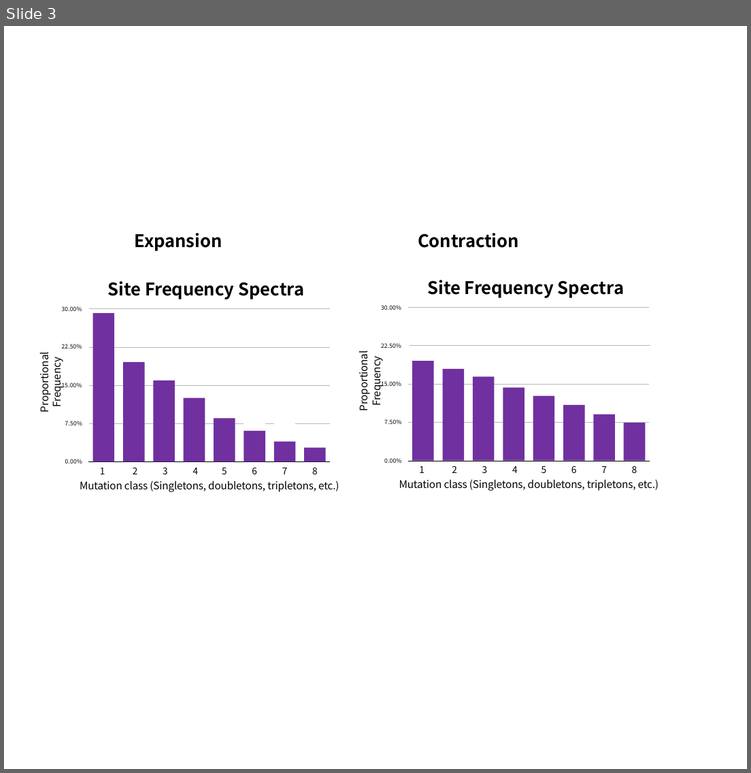
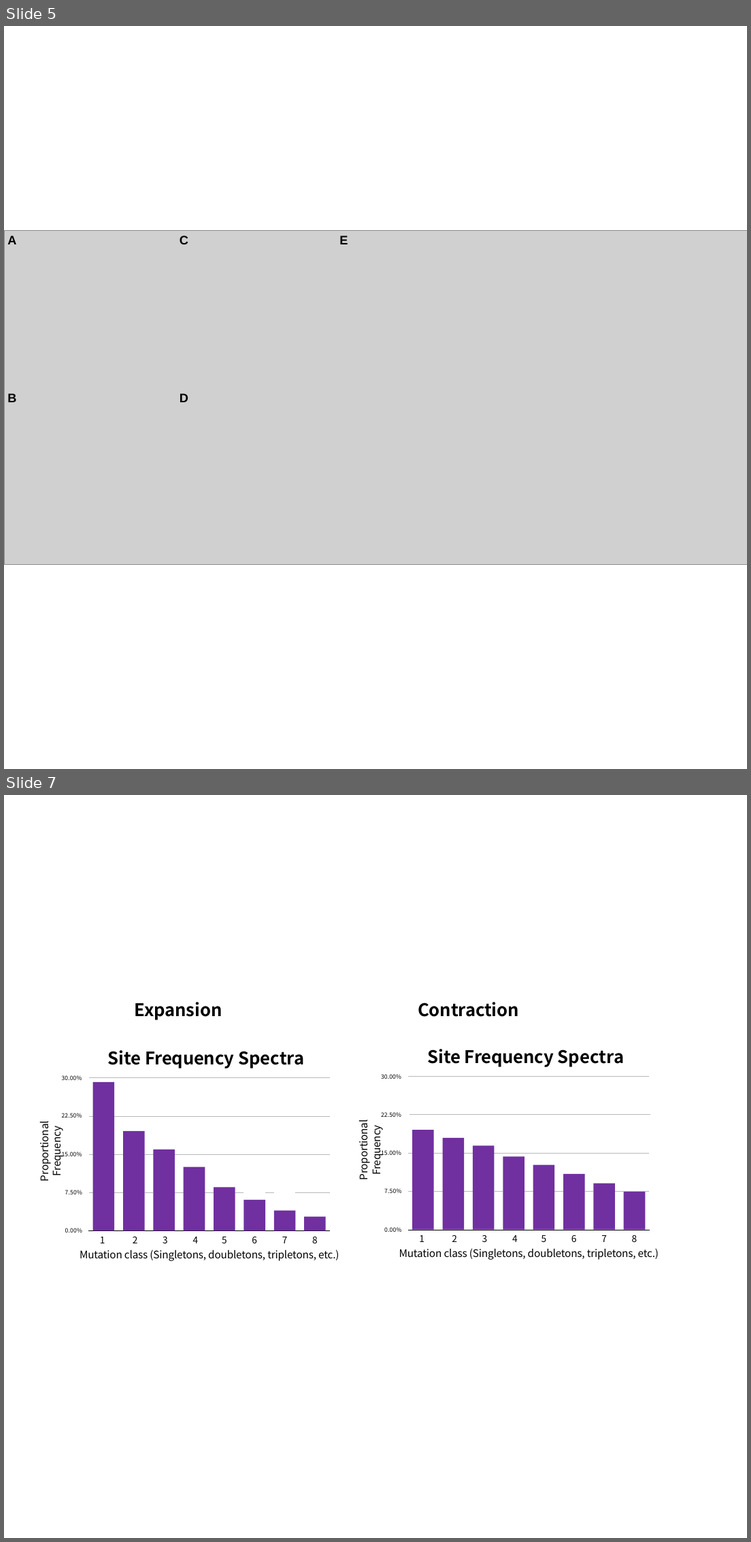
Before and after one commit to jon-mah/demo_for_ccgb, a slide deck: Summary/figures.pptx. Shown one above the other, each under a label of ours: slide 3 before the commit, slides 5 and 7 after it; the slides between them are not shown. The pictures are 751x773 and 751x1542 pixels, drawn with LibreOffice and Linux fonts; fonts in the diff are those of the drawing; grey boxes stand for pictures. Boxes give left, top, right and bottom in pixels: in the first picture for what was removed or moved away, otherwise in the second. Text is boxed around its words. In the diff, an @@ line names an element or a change of style, - is before the commit and + after.

```diff
--- a/Summary/figures.pptx
+++ b/Summary/figures.pptx
@@ slide 5 added at bbox=[4, 26, 747, 769], background #FFFFFF @@
@@ picture added at bbox=[4, 230, 747, 565] @@
@@ text added at bbox=[7, 235, 16, 244], 24 pt, text #000000, bold @@
+A
@@ text added at bbox=[179, 235, 188, 244], 24 pt, text #000000, bold @@
+C
@@ text added at bbox=[339, 235, 347, 244], 24 pt, text #000000, bold @@
+E
@@ text added at bbox=[7, 393, 16, 402], 24 pt, text #000000, bold @@
+B
@@ text added at bbox=[179, 393, 188, 402], 24 pt, text #000000, bold @@
+D
@@ what was slide 3 is now slide 7 @@
```
Also in this commit, not shown: 2 slides changed, 4 other slides added, 1 slide removed, 40 other files.
